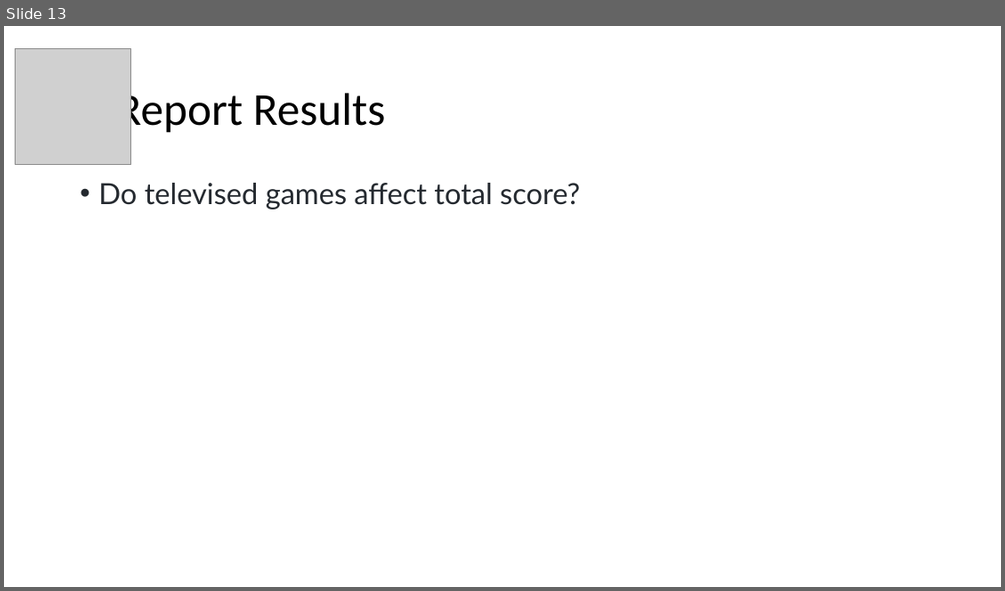
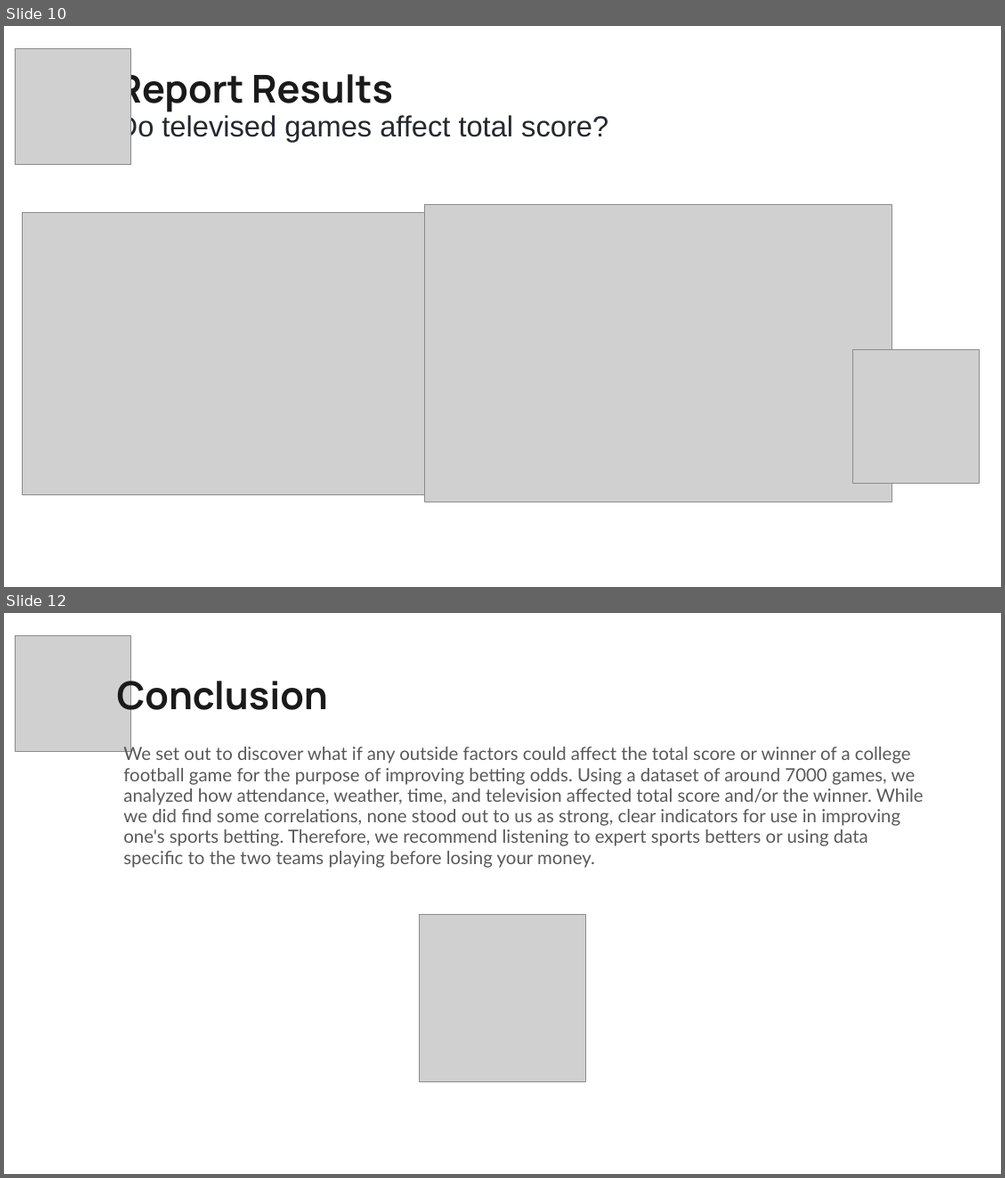
Before and after one commit to AndyGoodwin16/CFBGamesVSWeather, a slide deck: Project 1.pptx. Shown one above the other, each under a label of ours: slide 13 before the commit, slides 10 and 12 after it; the slides between them are not shown. The pictures are 1005x591 and 1005x1178 pixels, drawn with LibreOffice and Linux fonts; fonts in the diff are those of the drawing; grey boxes stand for pictures. Boxes give left, top, right and bottom in pixels: in the first picture for what was removed or moved away, otherwise in the second. Text is boxed around its words. In the diff, an @@ line names an element or a change of style, - is before the commit and + after.

```diff
--- a/Project 1.pptx
+++ b/Project 1.pptx
@@ slide 12 added at [4,613,1001,1174], background #FFFFFF @@
@@ picture added at [15,635,130,751] @@
@@ title added at [117,674,328,721], 37 pt, text #1A1A1A, bold @@
+Conclusion
@@ text added at [123,745,923,868], 17.5 pt, text #595959 @@
+We set out to discover what if any outside factors could affect the total score or winner of a college football game for the purpose of improving betting odds. Using a dataset of around 7000 games, we analyzed how attendance, weather, time, and television affected total score and/or the winner. While we did find some correlations, none stood out to us as strong, clear indicators for use in improving one's sports betting. Therefore, we recommend listening to expert sports betters or using data specific to the two teams playing before losing your money.
@@ picture added at [419,915,586,1081] @@
@@ what was slide 13 is now slide 10 @@
@@ slide 10 changed as well @@
@@ title at [117,67,393,114]: size 44 to 37 pt, font Calibri to Manrope, text colour #000000 to #1A1A1A, bold on in "Report Results" @@
@@ title at [117,113,608,142]: paragraph added @@
+Do televised games affect total score?
@@ text removed at [98,183,580,209] @@
-• Do televised games affect total score?
@@ picture added at [22,212,442,494] @@
@@ picture added at [425,205,891,501] @@
@@ picture added at [853,350,979,483] @@
```
Also in this commit, not shown: 7 other slides changed, 3 other slides added, 5 slides removed.
